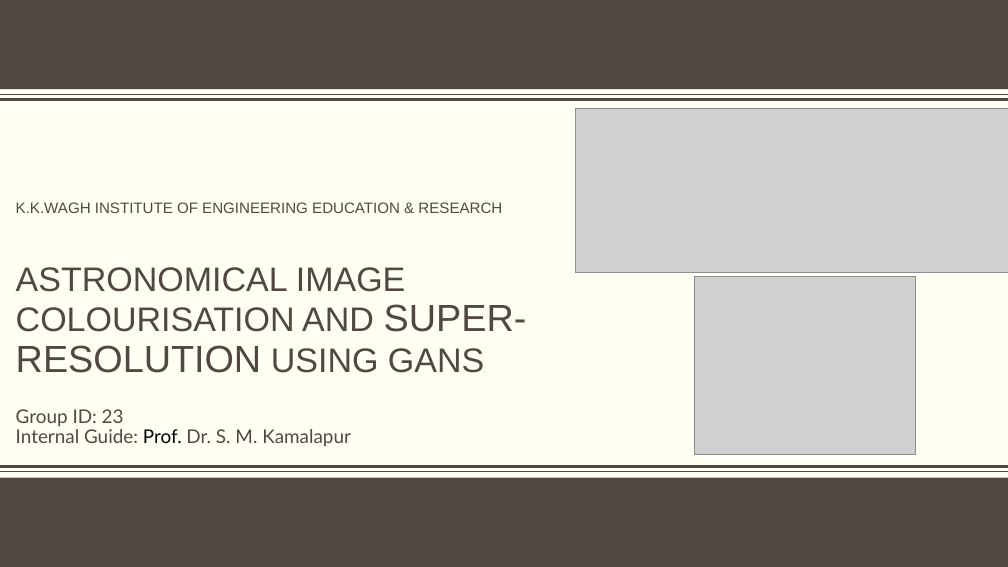
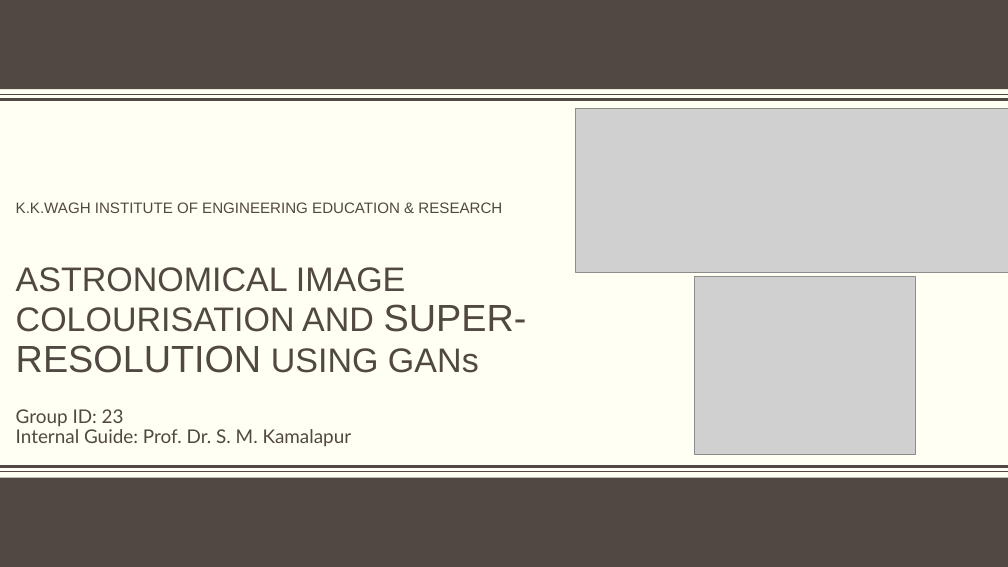
Before and after one commit to obi-wan-shinobi/Literature-Review, a slide deck: slide 1 of Presentation/Stage_1/stage_1_presentation.pptx. Drawn at 1008x567 pixels with LibreOffice and Linux fonts; fonts in the diff are those of the drawing; grey boxes stand for pictures; background and template pictures are left out. Boxes give left, top, right and bottom in pixels: in the first picture for what was removed or moved away, otherwise in the second. Text is boxed around its words. In the diff, an @@ line names an element or a change of style, - is before the commit and + after.

Commit message:
Corrections to the Presentation (#46)
* Presentation format changes

* Something

* Efficiency issues

* Added references

* Added presentation pdf

* Corrections

* Resolving conflicts

* Corrections to presentation

Content reduction

* GAN image processing visualization

* Visual corrections

* The prof is now brown

* Added black contents and then colored them

* Added images

* Requirement and Problem switched

* S -> s

```diff
--- a/Presentation/Stage_1/stage_1_presentation.pptx
+++ b/Presentation/Stage_1/stage_1_presentation.pptx
@@ title at [16,202,527,373]: text changed @@
-K.K.WAGH INSTITUTE OF ENGINEERING EDUCATION & RESEARCH
-ASTRONOMICAL IMAGE COLOURISATION AND SUPER-RESOLUTION USING GANS
+K.K.WAGH INSTITUTE OF ENGINEERING EDUCATION & RESEARCH
+ASTRONOMICAL IMAGE COLOURISATION AND SUPER-RESOLUTION USING GANs
@@ subtitle at [16,429,352,447]: text colour #000000 to #514843 in "Prof." @@
```
Also in this commit, not shown: 17 other slides changed, 1 slide added, 3 slides removed, 9 other files.
